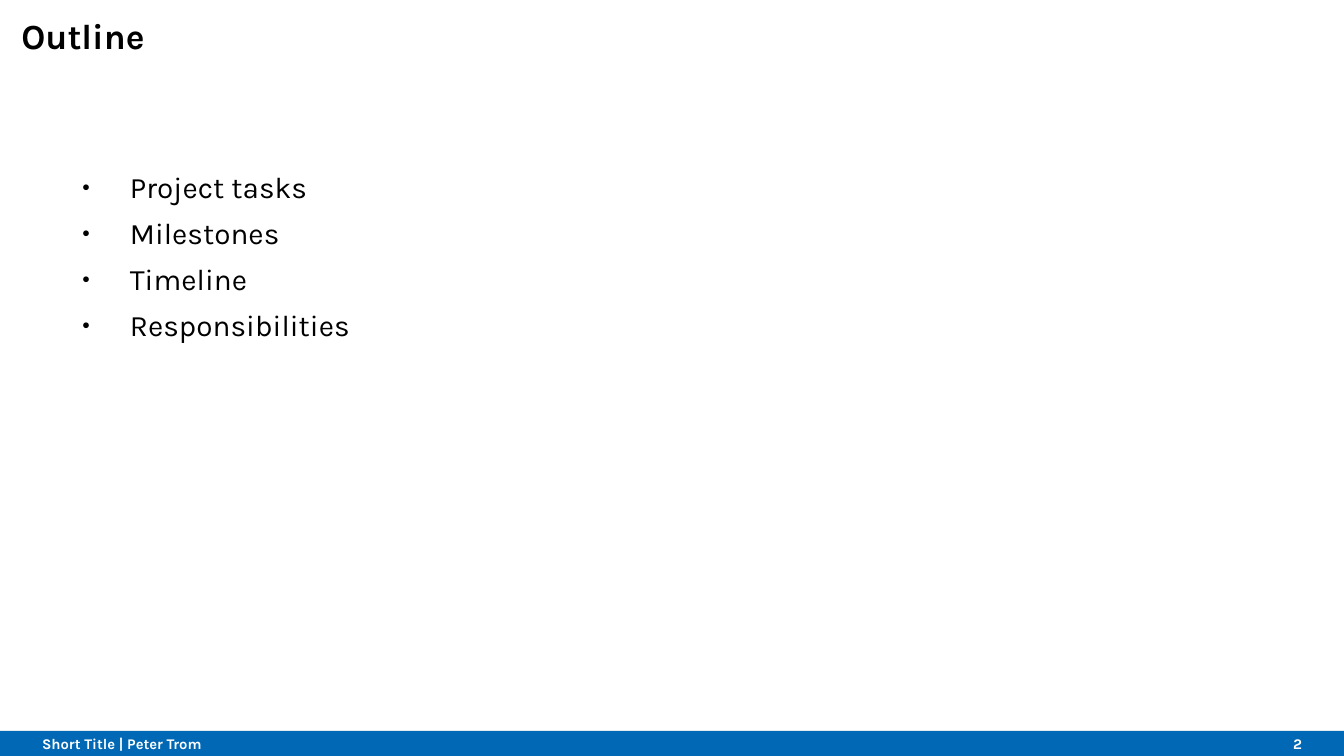
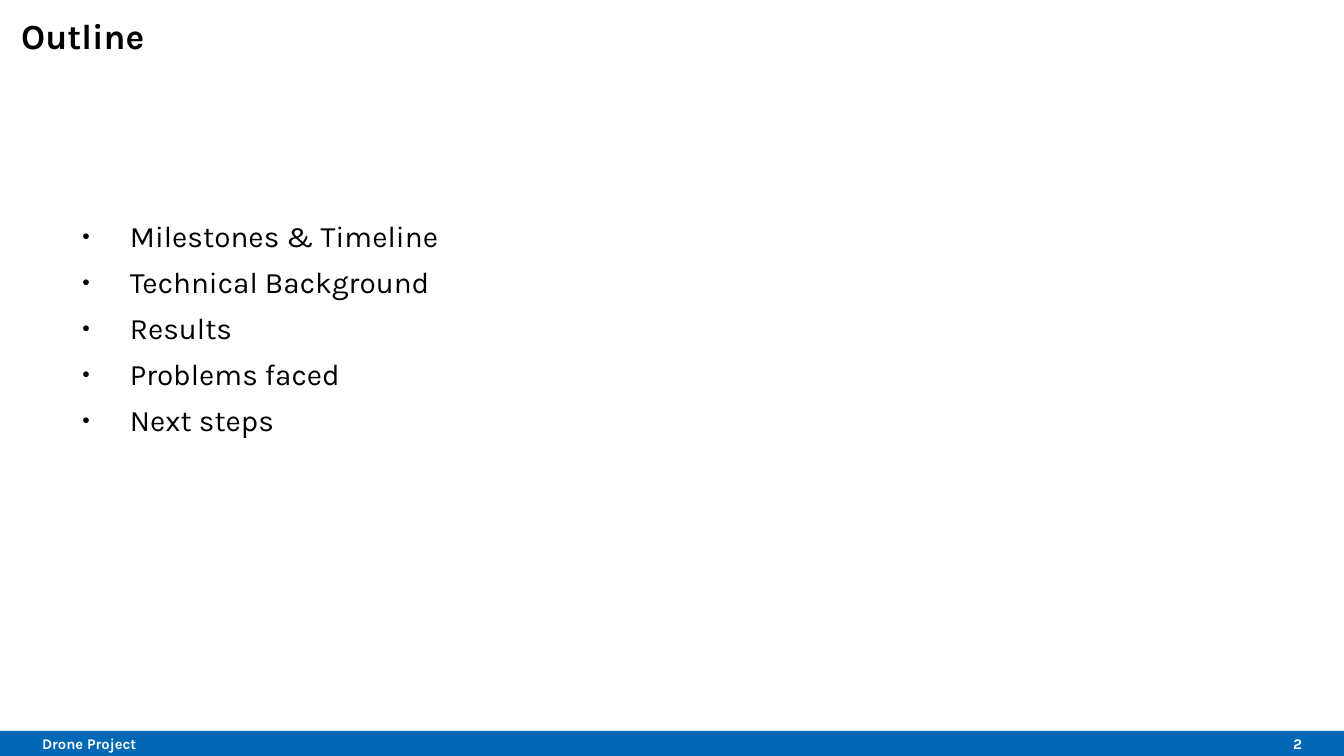
Before and after one commit to Belvin7/Drone_Project_personal-, a slide deck: slide 2 of AMS_Intermediate_Presentation.odp. Drawn at 1344x756 pixels with LibreOffice and Linux fonts; fonts in the diff are those of the drawing; background and template pictures are left out. Boxes give left, top, right and bottom in pixels: in the first picture for what was removed or moved away, otherwise in the second. Text is boxed around its words. In the diff, an @@ line names an element or a change of style, - is before the commit and + after.

```diff
--- a/AMS_Intermediate_Presentation.odp
+++ b/AMS_Intermediate_Presentation.odp
@@ text at bbox=[130, 226, 438, 438]: text changed @@
-● Project tasks
-● Milestones
-● Timeline
-● Responsibilities
+● Milestones & Timeline
+● Technical Background
+● Results
+● Problems faced
+● Next steps
@@ text at bbox=[42, 738, 136, 753]: text changed @@
-Short Title | Peter Trom
+Drone Project
```
Also in this commit, not shown: 3 other slides changed, 9 slides added, 2 slides removed, 1 other file.
